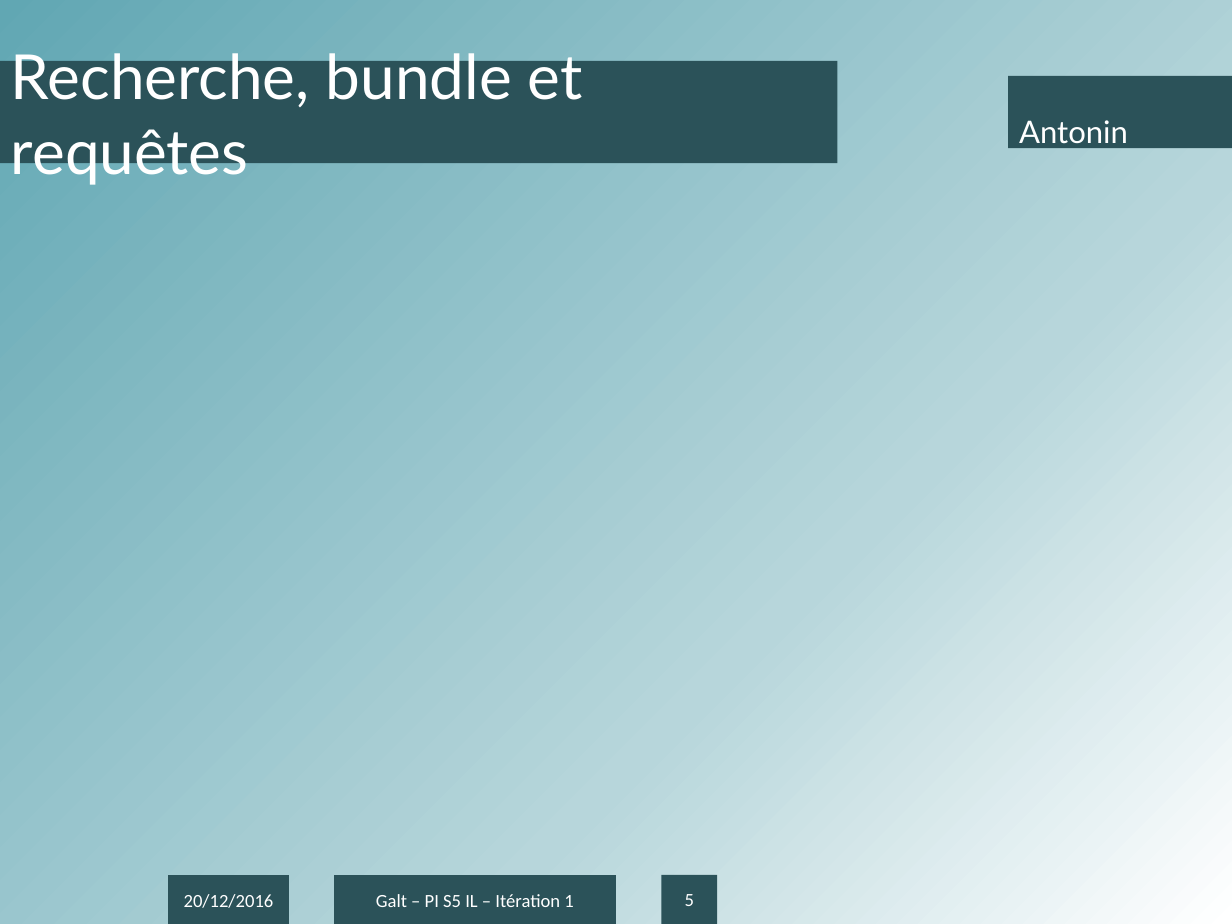
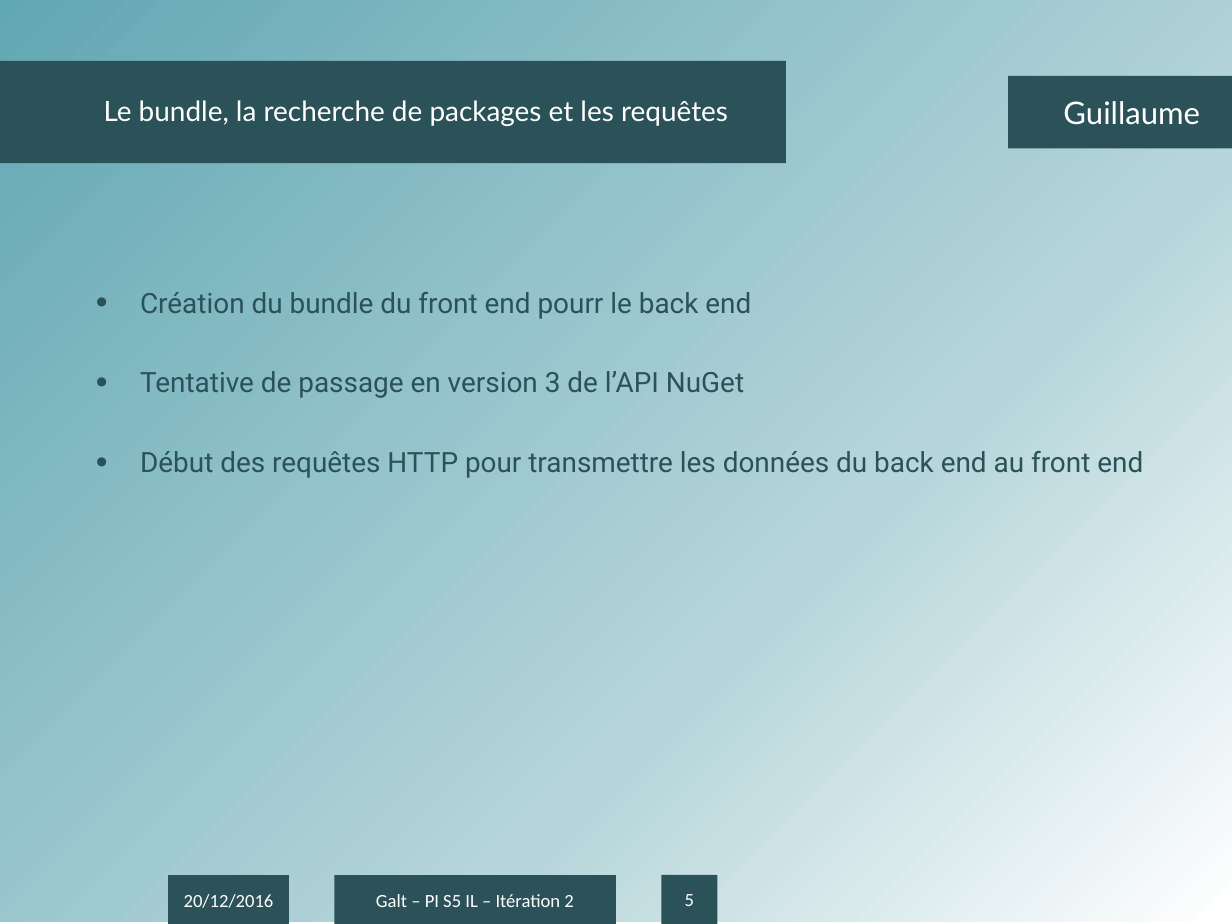
Before and after one commit to antonin-charrier/Project-Galt, a slide deck: slide 5 of Itérations/Présentation IT2.pptx. Drawn at 1232x924 pixels with LibreOffice and Linux fonts; fonts in the diff are those of the drawing; background and template pictures are left out. Boxes give left, top, right and bottom in pixels: in the first picture for what was removed or moved away, otherwise in the second. Text is boxed around its words. In the diff, an @@ line names an element or a change of style, - is before the commit and + after.

```diff
--- a/Itérations/Présentation IT2.pptx
+++ b/Itérations/Présentation IT2.pptx
@@ title "Le bundle, la recherche de ..." resized from (x1=0, y1=61, x2=837, y2=163) to (x1=0, y1=61, x2=786, y2=163) @@
@@ title "Le bundle, la recherche de ..." at (x1=0, y1=61, x2=786, y2=163): rectangle to title @@
@@ text "Guillaume" at (x1=1008, y1=76, x2=1232, y2=149): rectangle to text @@
@@ title at (x1=104, y1=100, x2=728, y2=126): text changed; size 40 to 18 pt @@
-Recherche, bundle et requêtes
+Le bundle, la recherche de packages et les requêtes
@@ text at (x1=1063, y1=101, x2=1200, y2=125): text changed @@
-Antonin
+Guillaume
@@ text added at (x1=140, y1=292, x2=1143, y2=478), 18 pt, text #2B5259 @@
+• Création du bundle du front end pourr le back end
+• Tentative de passage en version 3 de l’API NuGet
+• Début des requêtes HTTP pour transmettre les données du back end au front end
@@ text in rectangle at (x1=376, y1=894, x2=573, y2=907): text changed @@
-Galt – PI S5 IL – Itération 1
+Galt – PI S5 IL – Itération 2
```
Also in this commit, not shown: 7 other slides changed.
